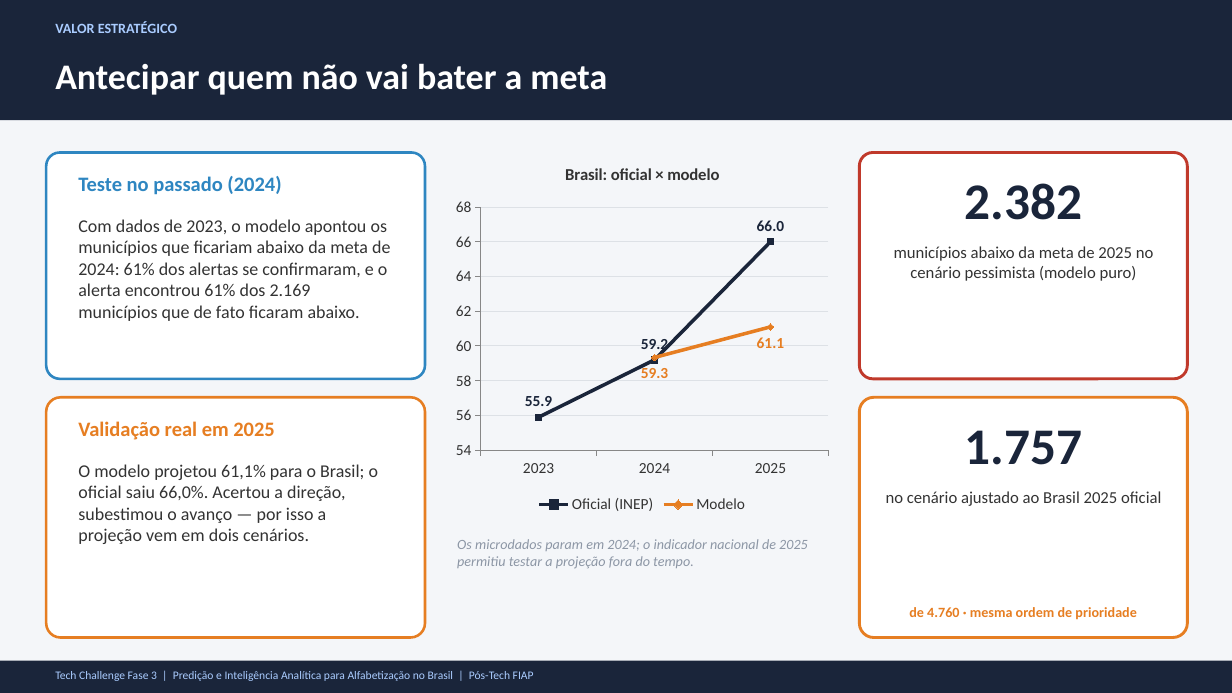
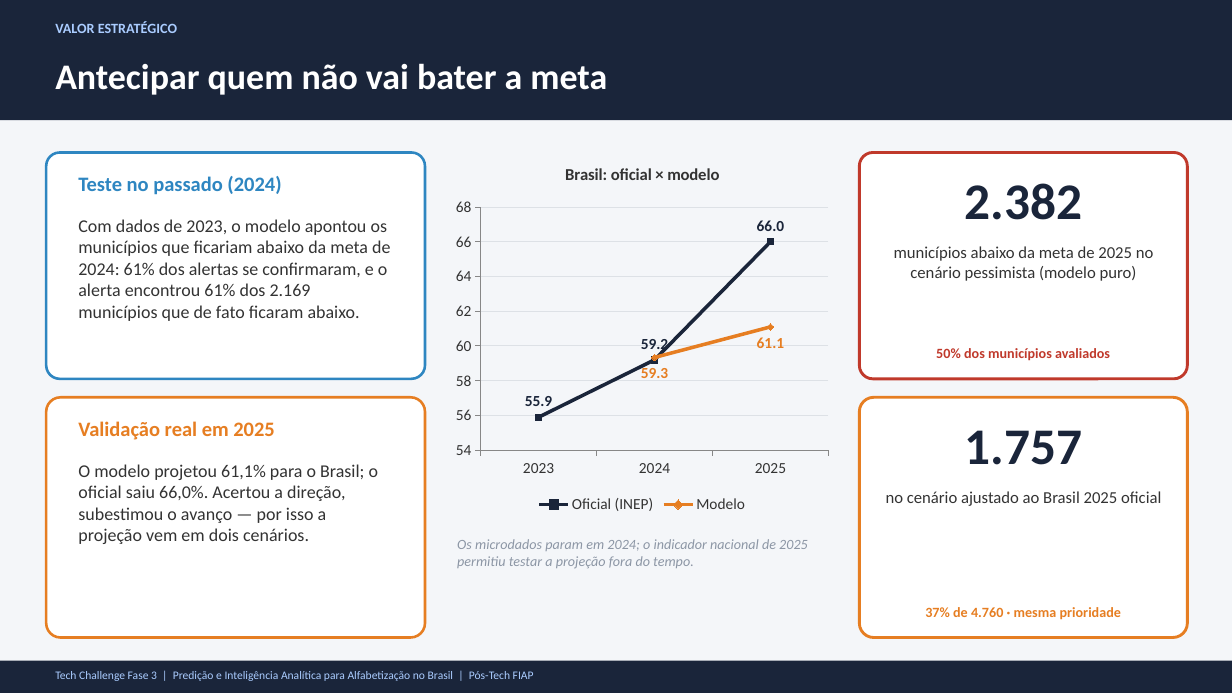
Before and after one commit to Fe-Biaggio/TechChallenge_3, a slide deck: slide 8 of reports/presentation/Alfabetizacao_Fase3_Apresentacao.pptx. Drawn at 1232x693 pixels with LibreOffice and Linux fonts; fonts in the diff are those of the drawing. Boxes give left, top, right and bottom in pixels: in the first picture for what was removed or moved away, otherwise in the second. Text is boxed around its words. In the diff, an @@ line names an element or a change of style, - is before the commit and + after.

```diff
--- a/reports/presentation/Alfabetizacao_Fase3_Apresentacao.pptx
+++ b/reports/presentation/Alfabetizacao_Fase3_Apresentacao.pptx
@@ text added at bbox=[936, 348, 1110, 361], 11 pt, text #C0392B, bold @@
+50% dos municípios avaliados
@@ text at bbox=[925, 607, 1121, 620]: text changed @@
-de 4.760 · mesma ordem de prioridade
+37% de 4.760 · mesma prioridade
```
Also in this commit, not shown: 2 other slides changed, 2 other files.
